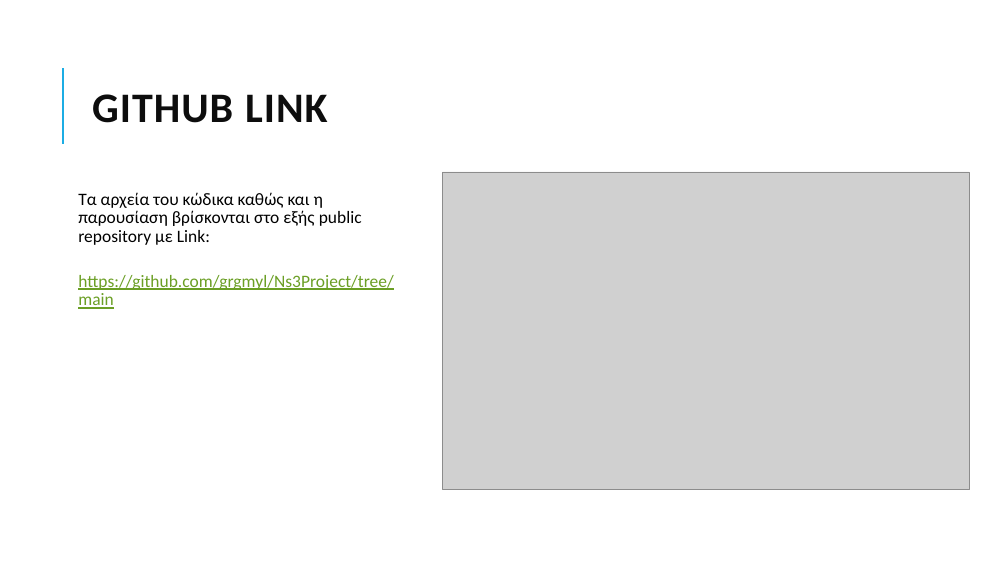
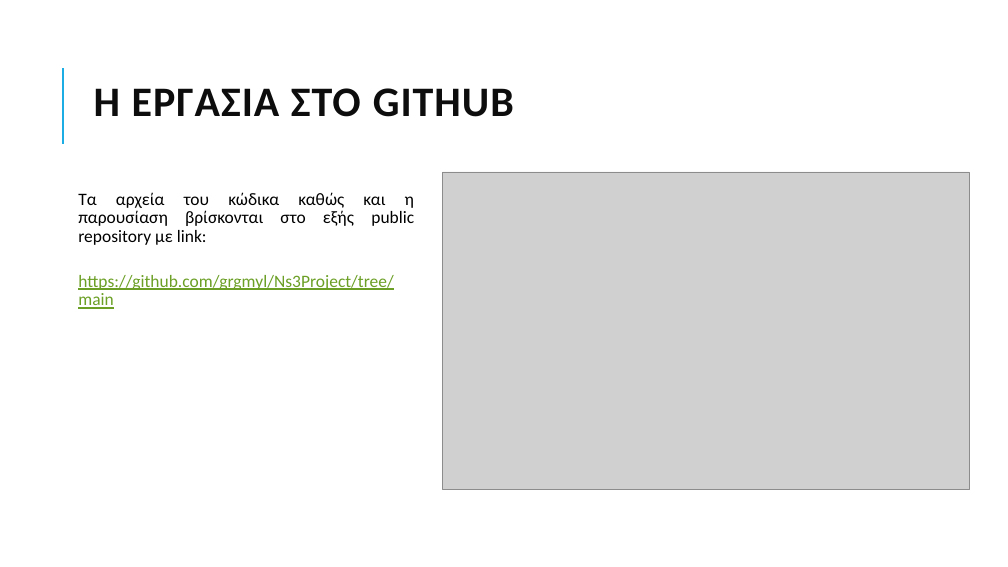
Before and after one commit to grgmyl/Ns3Project, a slide deck: slide 18 of Presentations/Ns-3_presentation_F.pptx. Drawn at 1008x567 pixels with LibreOffice and Linux fonts; fonts in the diff are those of the drawing; grey boxes stand for pictures. Boxes give left, top, right and bottom in pixels: in the first picture for what was removed or moved away, otherwise in the second. Text is boxed around its words. In the diff, an @@ line names an element or a change of style, - is before the commit and + after.

```diff
--- a/Presentations/Ns-3_presentation_F.pptx
+++ b/Presentations/Ns-3_presentation_F.pptx
@@ title at (94, 88, 514, 117): text changed @@
-GITHUB LINK
+Η ΕΡΓΑΣΙΑ ΣΤΟ GITHUB
@@ text at (78, 192, 414, 245): text changed @@
-Τα αρχεία του κώδικα καθώς και η παρουσίαση βρίσκονται στο εξής public repository με Link:
+Τα αρχεία του κώδικα καθώς και η παρουσίαση βρίσκονται στο εξής public repository με link:
```
Also in this commit, not shown: 10 other slides changed, 1 slide added, 1 slide removed.
